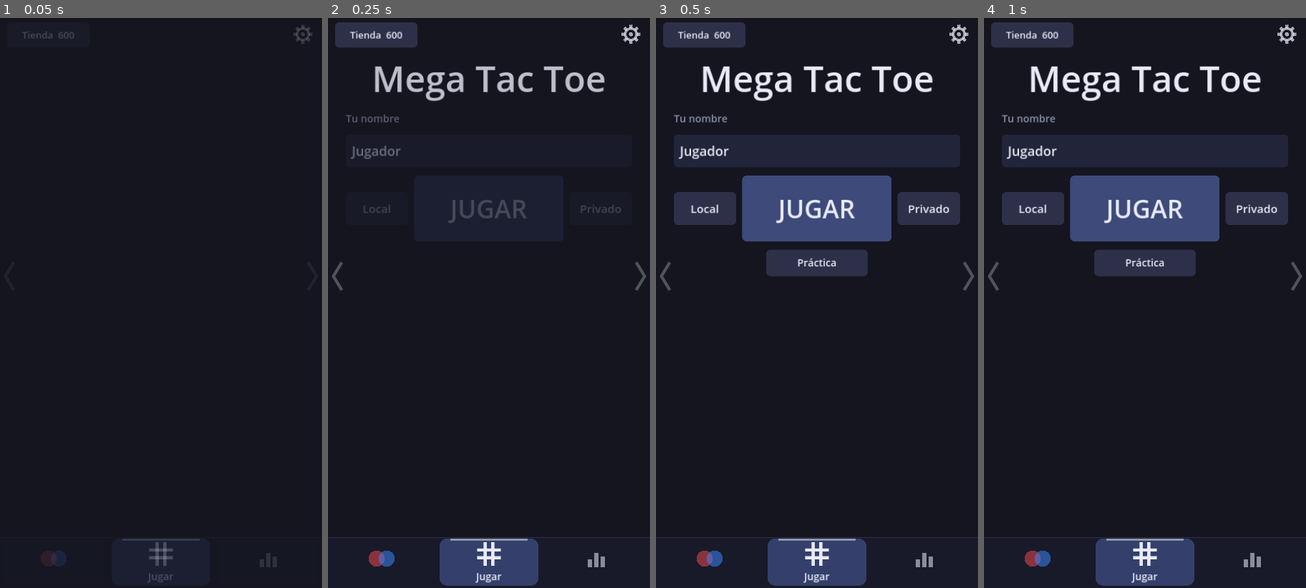
Above: before the commit, frames 1-4 (left to right).
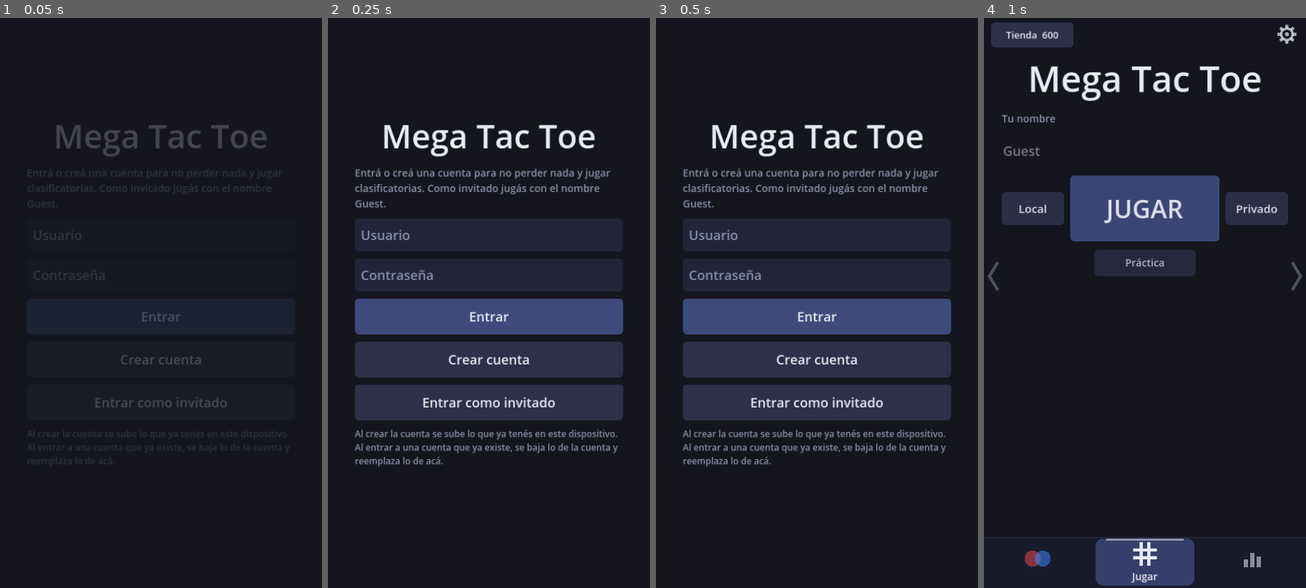
Above: after the commit, the same moments.

Repository: Danny-Carvajal/mega-tac-toe
Game: Godot game, scene res://scenes/main.tscn
Same seed, same stepped clock (60 frames per second), same inputs: the game is played once before the commit and once after it.
Inputs (mouse positions are in pixels of both pictures, inside the frame that each line leads up to):
- Up to frame 1 (0.05 s): no input
- Up to frame 2 (0.25 s): no input
- Up to frame 3 (0.5 s): no input
- Up to frame 4 (1 s): click (1145, 399) at 0.5 s, where only the run after the commit has a clickable "Entrar como invitado"

The runs differ from the first frame. In frame 1, 2.9% of the frame differs, in the area x 6-97%, y 1-100%; in frame 2, 33%; in frame 3, 43%, in the area x 0-100%, y 0-100%; in frame 4, 5.1%.

Commit message:
Pantalla de entrada primero (o invitado = Guest), nombre fijo, y scroll en el menú principal
Co-Authored-By: Claude Sonnet 5.5 <noreply@anthropic.com>
Claude-Session: https://claude.ai/code/session_01HUKyEvTFc2Kz12NC1UEzgi

Diff:
--- a/scripts/account_screen.gd
+++ b/scripts/account_screen.gd
@@ -2,10 +2,14 @@
 ## Pantalla de cuenta: crear cuenta, entrar, salir y guardar ahora.
 
 signal back_requested
+signal guest_requested
+signal logged_out
 
 const Pal := preload("res://scripts/pal.gd")
 
 var account  # Account
+## true = es la pantalla de arranque: primero se entra o se elige invitado.
+var gate := false
 
 var _user_edit: LineEdit
 var _pass_edit: LineEdit
@@ -43,7 +47,12 @@
 		child.queue_free()
 		_box.remove_child(child)
 	_buttons.clear()
-	_add_label("Cuenta", 72, Pal.text)
+	if gate and account.is_logged_in():
+		back_requested.emit.call_deferred()
+		return
+	var title := _add_label("Mega Tac Toe" if gate else "Cuenta", 110 if gate else 72, Pal.text)
+	if gate:
+		title.horizontal_alignment = HORIZONTAL_ALIGNMENT_CENTER
 	if account.is_logged_in():
 		_add_label("Sesión: %s" % account.user, 48, Pal.accent)
 		_add_label("Tus monedas, cosméticos, stats e historial se guardan solos en tu cuenta y los tenés en cualquier dispositivo.", 34, Pal.muted)
@@ -54,10 +63,12 @@
 			_refresh_status())
 		_box.add_child(save)
 		var out := _button("Cerrar sesión", Pal.cell)
-		out.pressed.connect(func() -> void: account.logout())
+		out.pressed.connect(func() -> void:
+			account.logout()
+			logged_out.emit())
 		_box.add_child(out)
 	else:
-		_add_label("Entrá o creá una cuenta para no perder nada y jugar clasificatorias.", 34, Pal.muted)
+		_add_label("Entrá o creá una cuenta para no perder nada y jugar clasificatorias. Como invitado jugás con el nombre Guest.", 34, Pal.muted)
 		_user_edit = _edit("Usuario", false)
 		_box.add_child(_user_edit)
 		_pass_edit = _edit("Contraseña", true)
@@ -72,11 +83,16 @@
 			if not account.busy:
 				account.register(_user_edit.text.strip_edges(), _pass_edit.text))
 		_box.add_child(create)
+		if gate:
+			var guest := _button("Entrar como invitado", Pal.cell)
+			guest.pressed.connect(func() -> void: guest_requested.emit())
+			_box.add_child(guest)
 		_add_label("Al crear la cuenta se sube lo que ya tenés en este dispositivo. Al entrar a una cuenta que ya existe, se baja lo de la cuenta y reemplaza lo de acá.", 30, Pal.muted)
 	_status = _add_label(account.status, 36, Pal.text)
-	var back := _button("Volver", Pal.cell)
-	back.pressed.connect(func() -> void: back_requested.emit())
-	_box.add_child(back)
+	if not gate:
+		var back := _button("Volver", Pal.cell)
+		back.pressed.connect(func() -> void: back_requested.emit())
+		_box.add_child(back)
 
 
 func _refresh_status() -> void:
--- a/scripts/app.gd
+++ b/scripts/app.gd
@@ -55,13 +55,17 @@
 	account.collection = collection
 	add_child(account)
 	account.data_applied.connect(_on_account_data)
+	account.changed.connect(_on_account_changed)
 	account.start()
 	net = NetClient.new()
 	add_child(net)
 	net.connected.connect(_on_net_connected)
 	net.disconnected.connect(_on_net_disconnected)
 	net.message.connect(_on_net_message)
-	show_menu()
+	if account.is_logged_in():
+		show_menu()
+	else:
+		show_login_gate()
 
 
 const RECONNECT_WINDOW_MS := 75000  # un poco más que la gracia del servidor (60 s)
@@ -94,6 +98,7 @@
 
 
 func show_menu(status: String = "", page := 1) -> void:
+	_enforce_name()
 	game_screen = null
 	_view = ""
 	_token = ""
@@ -173,6 +178,34 @@
 	_show(screen)
 
 
+## El nombre en partida es el de la cuenta, o "Guest" sin sesión.
+func _enforce_name() -> void:
+	var wanted: String = account.user if account.is_logged_in() else "Guest"
+	if profile.player_name != wanted:
+		profile.player_name = wanted
+		profile.save_to_disk()
+
+
+## Pantalla de arranque: entrar, crear cuenta o seguir de invitado.
+func show_login_gate() -> void:
+	menu = null
+	game_screen = null
+	_view = "gate"
+	var screen := AccountScreen.new()
+	screen.account = account
+	screen.gate = true
+	screen.back_requested.connect(func() -> void: show_menu())
+	screen.guest_requested.connect(func() -> void: show_menu())
+	_show(screen)
+
+
+## Si al abrir la app la sesión guardada ya no sirve, se vuelve a la pantalla de entrada.
+func _on_account_changed() -> void:
+	if _view == "" and menu != null and is_instance_valid(menu) and not account.is_logged_in() and not account.busy and not account.status.is_empty() and not menu.cancel_button.visible:
+		account.status = "Tu sesión venció, entrá de nuevo."
+		show_login_gate()
+
+
 ## Cuenta: entrar, crear o cerrar sesión.
 func show_account() -> void:
 	if menu != null and is_instance_valid(menu) and menu.cancel_button.visible:
@@ -183,6 +216,7 @@
 	var screen := AccountScreen.new()
 	screen.account = account
 	screen.back_requested.connect(func() -> void: show_menu())
+	screen.logged_out.connect(show_login_gate)
 	_show(screen)
 
 
--- a/scripts/menu.gd
+++ b/scripts/menu.gd
@@ -63,6 +63,7 @@
 var private_box: VBoxContainer
 var practice_button: Button
 var practice_box: VBoxContainer
+var main_scroll: ScrollContainer
 var main_page: Control
 var colors_page: Control
 var colors_section: VBoxContainer
@@ -226,7 +227,7 @@
 	_layout_pages.call_deferred()
 
 
-func _page_root(page: Control) -> VBoxContainer:
+func _page_root(page: Control, scrolls := false) -> VBoxContainer:
 	var margin := MarginContainer.new()
 	margin.set_anchors_preset(Control.PRESET_FULL_RECT)
 	for side in ["left", "right", "top", "bottom"]:
@@ -235,12 +236,21 @@
 	page.set_meta("margin", margin)
 	var root := VBoxContainer.new()
 	root.add_theme_constant_override("separation", 28)
-	margin.add_child(root)
+	if scrolls:
+		# Si el contenido no entra (compu, lista de la IA abierta), se puede deslizar hacia abajo.
+		main_scroll = ScrollContainer.new()
+		main_scroll.horizontal_scroll_mode = ScrollContainer.SCROLL_MODE_DISABLED
+		main_scroll.vertical_scroll_mode = ScrollContainer.SCROLL_MODE_AUTO
+		margin.add_child(main_scroll)
+		root.size_flags_horizontal = Control.SIZE_EXPAND_FILL
+		main_scroll.add_child(root)
+	else:
+		margin.add_child(root)
 	return root
 
 
 func _build_main_page() -> void:
-	var root := _page_root(main_page)
+	var root := _page_root(main_page, true)
 
 	var top_space := Control.new()
 	top_space.custom_minimum_size = Vector2(0, 40)
@@ -284,6 +294,8 @@
 	root.add_child(_caption("Tu nombre"))
 	name_edit = _make_edit(profile.player_name, "Nombre")
 	name_edit.max_length = 16
+	# El nombre es el de la cuenta, o "Guest" si se entró de invitado.
+	name_edit.editable = false
 	root.add_child(name_edit)
 
 	# Fila principal: Local (chico) - JUGAR (grande) - Privado (chico)
@@ -794,6 +806,16 @@
 	_style_button(practice_button, Pal.active if open else Pal.cell)
 	if open:
 		Fx.pop(practice_box, 0.92, 0.2)
+		_scroll_to_show.call_deferred(practice_box)
+
+
+## Baja el scroll lo justo para que se vea el bloque que se acaba de abrir.
+func _scroll_to_show(control: Control) -> void:
+	if main_scroll == null or not is_inside_tree():
+		return
+	await get_tree().process_frame
+	if is_instance_valid(control) and control.visible:
+		main_scroll.ensure_control_visible(control)
 
 
 func _set_private_open(open: bool) -> void:
@@ -803,6 +825,7 @@
 	_style_button(private_button, Pal.active if open else Pal.cell)
 	if open:
 		Fx.pop(private_box, 0.9, 0.2)
+		_scroll_to_show.call_deferred(private_box)
 
 
 func _process(delta: float) -> void:
--- a/tests/ui_smoke.gd
+++ b/tests/ui_smoke.gd
@@ -25,7 +25,11 @@
 	var app: Control = load("res://scenes/main.tscn").instantiate()
 	root.add_child(app)
 	await process_frame
-	check(app.menu != null and app.current == app.menu, "la app arranca en el menú")
+	check(app._view == "gate" and app.current != null and app.current.gate, "sin sesión, la app arranca en la pantalla de entrada")
+	app.current.guest_requested.emit()
+	await process_frame
+	check(app.menu != null and app.current == app.menu, "entrar como invitado lleva al menú")
+	check(app.menu.name_edit.text == "Guest" and not app.menu.name_edit.editable, "el invitado se llama Guest y no se edita")
 	check(app.menu.color_x == Profile.DEFAULT_X, "X es rojo por defecto")
 	check(app.menu.color_o == Profile.DEFAULT_O, "O es azul por defecto")
 
